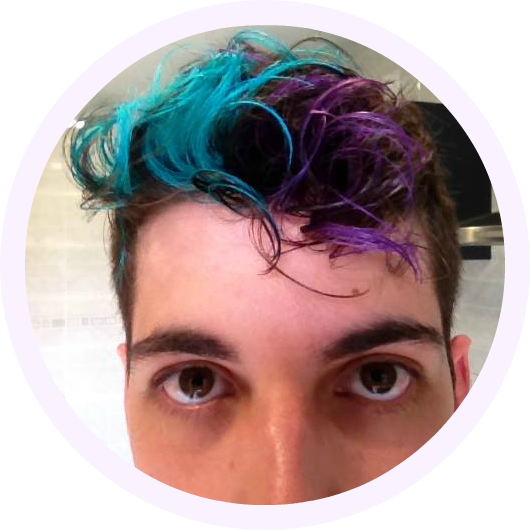
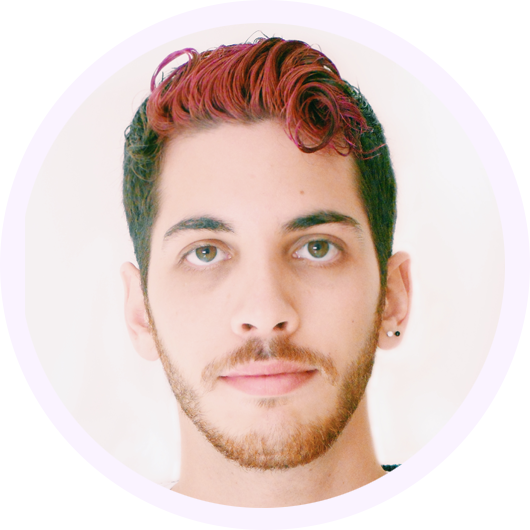
Two versions of the same layered image (530×530). Layer-by-layer changes:
hid "Layer 0" over [25, 25, 505, 505]
added layer "Layer 2" above "Layer 1" over [25, 23, 505, 508]
